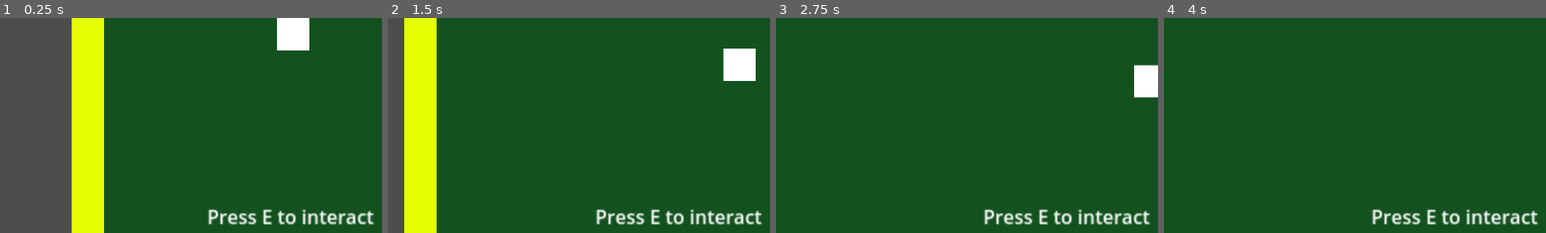
Above: before the commit, frames 1-4 (left to right).
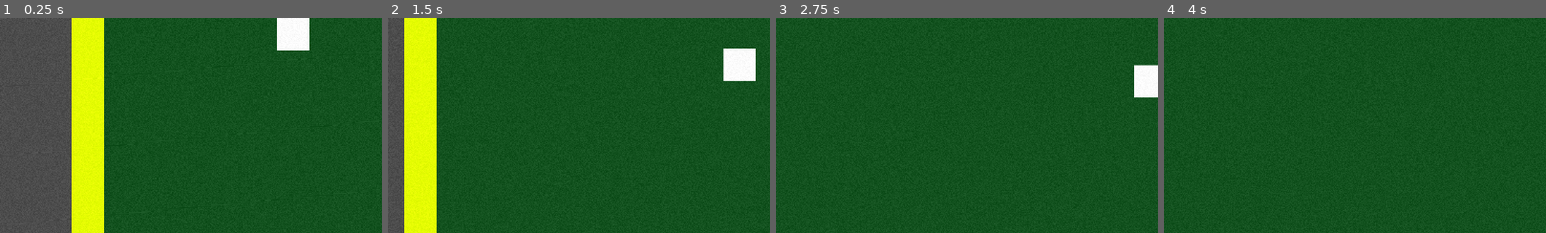
Above: after the commit, the same moments.

Repository: Turkeytray/GodotJam74
Game: Godot game, scene res://Scenes/main.tscn
Same seed, same stepped clock (60 frames per second), same inputs: the game is played once before the commit and once after it.
Inputs:
- Up to frame 1 (0.25 s): no input
- Up to frame 2 (1.5 s): tap E at 0.5, 1.35 s; hold Right (ui_right) 0.53-1.28 s; hold E 0.53-1.28 s; hold Down (ui_down) from 1.28 s (still down)
- Up to frame 3 (2.75 s): tap E at 2 s; release Down (ui_down) at 2.03 s; hold Right (ui_right) from 2.03 s (still down); hold E from 2.03 s (still down)
- Up to frame 4 (4 s): release Right (ui_right) at 2.78 s; release E at 2.78 s; hold Up (ui_up) 2.78-3.53 s; tap E at 2.85, 3.5 s; hold Left (ui_left) from 3.53 s (still down); hold E from 3.53 s (still down)
The pictures show only the part of the screen within x 12-62%, y 46-96%; the shares and areas given below are measured in that part.

The runs differ from the first frame. In frame 1, 1.7% of the frame differs, in the area x 54-98%, y 88-97%; in frame 2, 1.7%; in frame 3, 1.7%; in frame 4, 1.7%.

Commit message:
got film grain shader from someone else

Diff:
--- a/Scenes/Player.tscn
+++ b/Scenes/Player.tscn
@@ -1,9 +1,16 @@
-[gd_scene load_steps=3 format=3 uid="uid://bfd3j5n1x1owq"]
+[gd_scene load_steps=5 format=3 uid="uid://bfd3j5n1x1owq"]
 
 [ext_resource type="Script" path="res://Scripts/player.gd" id="1_asiiv"]
+[ext_resource type="Shader" path="res://Shaders/Screen.gdshader" id="2_gxxm8"]
 
 [sub_resource type="RectangleShape2D" id="RectangleShape2D_c3ai8"]
 size = Vector2(64, 64)
+
+[sub_resource type="ShaderMaterial" id="ShaderMaterial_r6vhq"]
+shader = ExtResource("2_gxxm8")
+shader_parameter/grain_amount = 0.035
+shader_parameter/grain_size = 1.5
+shader_parameter/animate = true
 
 [node name="Player" type="CharacterBody2D"]
 script = ExtResource("1_asiiv")
@@ -32,3 +39,13 @@
 drag_vertical_enabled = true
 drag_left_margin = 0.1
 drag_right_margin = 0.1
+
+[node name="CanvasLayer" type="CanvasLayer" parent="Camera"]
+
+[node name="ColorRect" type="ColorRect" parent="Camera/CanvasLayer"]
+material = SubResource("ShaderMaterial_r6vhq")
+anchors_preset = 15
+anchor_right = 1.0
+anchor_bottom = 1.0
+grow_horizontal = 2
+grow_vertical = 2
--- a/Scenes/main.tscn
+++ b/Scenes/main.tscn
@@ -20,6 +20,7 @@
 
 [node name="InteractionPopup" type="CanvasLayer" parent="."]
 layer = 5
+visible = false
 
 [node name="InteractText" type="RichTextLabel" parent="InteractionPopup"]
 offset_left = 496.0
--- a/Scripts/player.gd
+++ b/Scripts/player.gd
@@ -6,6 +6,7 @@
 	pass
 
 func _process(delta: float) -> void:
+	#$Camera/CanvasLayer/ColorRect.get_material().set_shader_parameter("offset", sanity)
 	var direction = Input.get_vector("ui_left", "ui_right", "ui_up", "ui_down")
 	velocity = speed * direction
 
--- a/Shaders/Screen.gdshader
+++ b/Shaders/Screen.gdshader
@@ -1,14 +1,25 @@
 shader_type canvas_item;
 
-void vertex() {
-	// Called for every vertex the material is visible on.
-}
+uniform sampler2D screen_texture : hint_screen_texture;
+uniform float grain_amount : hint_range(0.0, 1.0) = 0.05; // Adjust the amount of grain
+uniform float grain_size : hint_range(0.1, 10.0) = 1.0; // Adjust the size of the grain
+uniform bool animate = false;
 
 void fragment() {
-	// Called for every pixel the material is visible on.
+	// Sample the original screen texture
+	vec4 original_color = texture(screen_texture, SCREEN_UV);
+
+	float noise = 0.0;
+
+	if (animate) {
+		// Generate random noise
+		noise = (fract(sin(dot(UV * TIME, vec2(12.9898, 78.233))) * 43758.5453) - 0.5) * 2.0;
+	} else {
+		 noise = (fract(sin(dot(UV, vec2(12.9898, 78.233))) * 43758.5453) - 0.5) * 2.0;
+	}
+	// Add noise to the original color
+	original_color.rgb += noise * grain_amount * grain_size;
+
+	// Clamp the final color to make sure it stays in the valid range
+	COLOR = clamp(original_color, 0.0, 1.0);
 }
-
-//void light() {
-	// Called for every pixel for every light affecting the CanvasItem.
-	// Uncomment to replace the default light processing function with this one.
-//}
